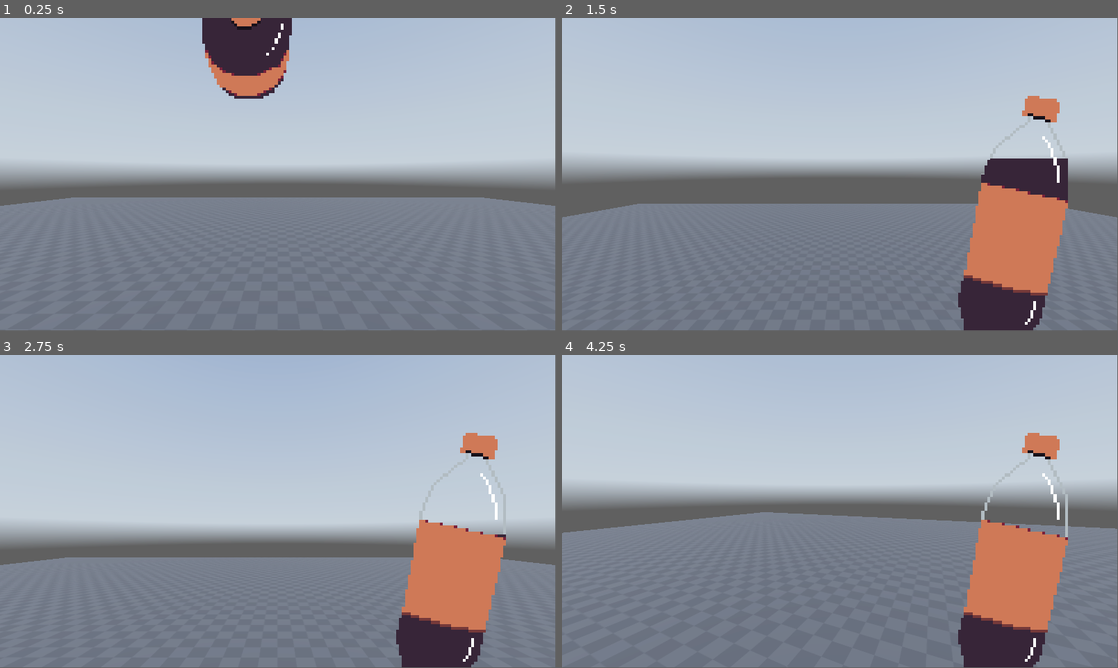
Above: before the commit, frames 1-4 (two rows, left to right).
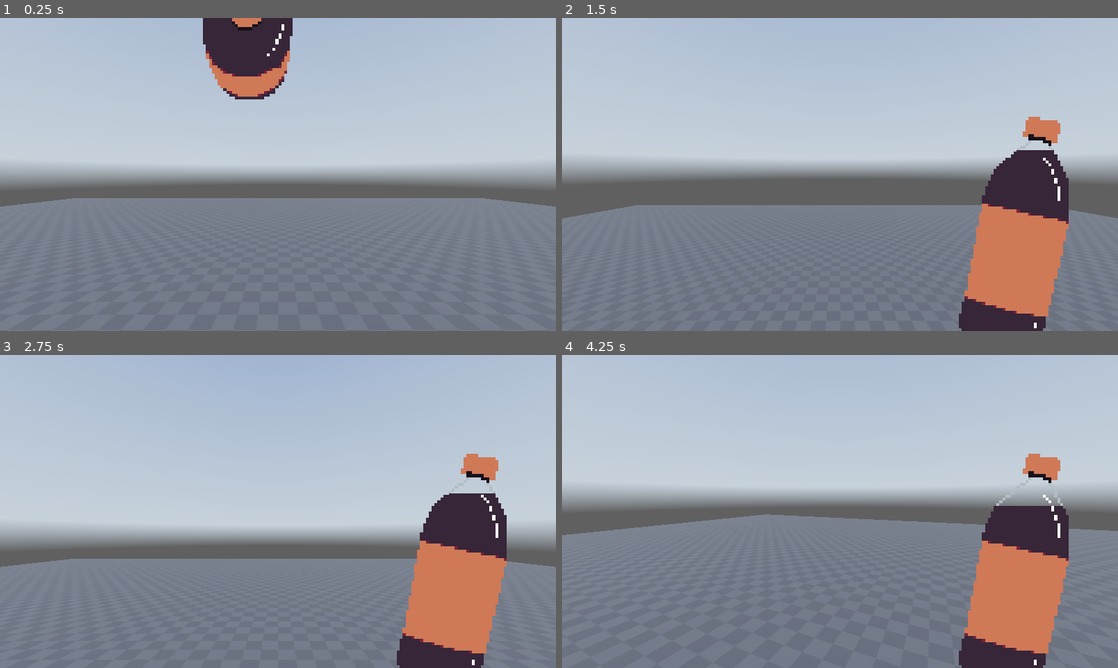
Above: after the commit, the same moments.

Repository: Shuflduf/Pepsi
Game: Godot game, scene res://world.tscn
Same seed, same stepped clock (60 frames per second), same inputs: the game is played once before the commit and once after it. A sky picture missing from this copy of the repository is replaced by a grey-blue gradient.
Inputs (mouse positions are in pixels of both pictures, inside the frame that each line leads up to):
- Up to frame 1 (0.25 s): no input
- Up to frame 2 (1.5 s): tap Enter at 0.5 s; move the mouse to (867, 171) at 0.52 s; click (867, 171) at 0.67 s; tap Space (jump) at 0.77 s; move the mouse to (812, 174) at 1.27 s; click (812, 174) at 1.42 s
- Up to frame 3 (2.75 s): tap Space (jump) at 1.52 s; move the mouse to (289, 505) at 2.02 s; click (289, 505) at 2.17 s
- Up to frame 4 (4.25 s): move the mouse to (834, 514) at 2.77 s; click (834, 514) at 2.92 s; tap Space (jump) at 3.02, 3.77 s; move the mouse to (878, 514) at 3.52 s; click (878, 514) at 3.67 s
The window is 799x449 before the commit and 800x450 after it. Grey fills any space a smaller window leaves; there, only what the larger window draws over its background counts as a difference.

The runs differ from the first frame. In frame 1, 0.6% of the frame differs, in the area x 0-100%, y 0-61%; in frame 2, 4.7%; in frame 3, 5.7%; in frame 4, 5.8%, in the area x 0-100%, y 0-100%.

Commit message:
you can now throw empty

Diff:
--- a/player.gd
+++ b/player.gd
@@ -1,20 +1,33 @@
 extends RigidBody3D
 
 @onready var ui: Control = $UI
-@onready var pepsi_bar: TextureProgressBar = $UI/TextureProgressBar
 
 @export var mouse_sens: float = 0.01
 
+var is_pepsi_ready = false
+var ammo = 100
+
+
 func _ready() -> void:
     Input.mouse_mode = Input.MOUSE_MODE_CAPTURED
+    %PepsiAnim.play(&"reload")
 
 func _process(delta: float) -> void:
-    $UI/AnimatedSprite2D.play(&"default")
-    $UI/AnimatedSprite2D.animation_finished.connect(func():
-        $UI/TextureProgressBar.show()
-        $UI/AnimatedSprite2D.hide()
-    )
-    pepsi_bar.value -= delta * 10
+    if Input.is_mouse_button_pressed(MOUSE_BUTTON_LEFT) and is_pepsi_ready:
+        ammo -= delta * 50
+        check_ammo()
+    refresh_pepsi_bar()
+
+func check_ammo():
+    if ammo < 0:
+        is_pepsi_ready = false
+        ammo = 100
+        %PepsiBar.hide()
+        %PepsiAnim.show()
+        %PepsiAnim.play(&"throw")
+
+func refresh_pepsi_bar():
+    %PepsiBar.value = ammo * 0.6
 
 func is_on_floor() -> bool:
     if test_move(transform, Vector3.DOWN*0.1 * get_physics_process_delta_time() ):
@@ -35,3 +48,15 @@
 
         $CamPivot.rotate_x(-event.relative.y * mouse_sens)
         $CamPivot.rotation.x = clamp($CamPivot.rotation.x, deg_to_rad(-89), deg_to_rad(89))
+
+
+func _on_pepsi_anim_animation_finished() -> void:
+    match %PepsiAnim.animation:
+        &"reload":
+            is_pepsi_ready = true
+
+            %PepsiBar.show()
+            %PepsiAnim.hide()
+        &"throw":
+
+            %PepsiAnim.play(&"reload")
--- a/project.godot
+++ b/project.godot
@@ -14,6 +14,10 @@
 run/main_scene="uid://x5imp75aoum8"
 config/features=PackedStringArray("4.4", "Forward Plus")
 config/icon="res://icon.svg"
+
+[display]
+
+window/stretch/mode="viewport"
 
 [editor_plugins]
 
--- a/world.tscn
+++ b/world.tscn
@@ -1,12 +1,14 @@
-[gd_scene load_steps=23 format=3 uid="uid://x5imp75aoum8"]
+[gd_scene load_steps=29 format=3 uid="uid://x5imp75aoum8"]
 
 [ext_resource type="Texture2D" uid="uid://bn8wfhbs1omgo" path="res://assets/Dark/texture_08.png" id="1_f3sb7"]
 [ext_resource type="Texture2D" uid="uid://dkt0twn82vf1n" path="res://assets/SkyHDR.hdr" id="1_fj7yv"]
-[ext_resource type="Texture2D" uid="uid://dc17exomgurud" path="res://bottle.png" id="3_036b0"]
 [ext_resource type="Script" uid="uid://d1pngnbnlosda" path="res://player.gd" id="3_dwbse"]
-[ext_resource type="Texture2D" uid="uid://cc1v7urw42nfy" path="res://label.png" id="4_dwbse"]
-[ext_resource type="Texture2D" uid="uid://cnay37dnqewaa" path="res://justpepsi.png" id="5_pkg7o"]
+[ext_resource type="Texture2D" uid="uid://dg533gdwtw26c" path="res://pepsi-main-bot.png" id="4_gbfbk"]
+[ext_resource type="Texture2D" uid="uid://67e0nm3qrtbk" path="res://pepsi-main-top.png" id="5_ioo17"]
+[ext_resource type="Texture2D" uid="uid://ca2x7o7cqojsr" path="res://pepsi-main-mid.png" id="6_wse8f"]
 [ext_resource type="Texture2D" uid="uid://bqojouv1yet5h" path="res://pepsi-reload.png" id="7_pkg7o"]
+[ext_resource type="Texture2D" uid="uid://dpj0i26fceapb" path="res://pepsi-main.png" id="8_gbfbk"]
+[ext_resource type="Texture2D" uid="uid://b1o773b0l7l3a" path="res://pepsi-throw.png" id="9_ioo17"]
 
 [sub_resource type="PanoramaSkyMaterial" id="PanoramaSkyMaterial_tlwt5"]
 panorama = ExtResource("1_fj7yv")
@@ -62,6 +64,22 @@
 atlas = ExtResource("7_pkg7o")
 region = Rect2(1536, 0, 192, 108)
 
+[sub_resource type="AtlasTexture" id="AtlasTexture_2u3nc"]
+atlas = ExtResource("9_ioo17")
+region = Rect2(0, 0, 192, 108)
+
+[sub_resource type="AtlasTexture" id="AtlasTexture_udxuc"]
+atlas = ExtResource("9_ioo17")
+region = Rect2(192, 0, 192, 108)
+
+[sub_resource type="AtlasTexture" id="AtlasTexture_ikiii"]
+atlas = ExtResource("9_ioo17")
+region = Rect2(384, 0, 192, 108)
+
+[sub_resource type="AtlasTexture" id="AtlasTexture_cbp6q"]
+atlas = ExtResource("9_ioo17")
+region = Rect2(576, 0, 192, 108)
+
 [sub_resource type="SpriteFrames" id="SpriteFrames_2u3nc"]
 animations = [{
 "frames": [{
@@ -91,9 +109,29 @@
 }, {
 "duration": 1.0,
 "texture": SubResource("AtlasTexture_hiqwa")
+}, {
+"duration": 1.2,
+"texture": ExtResource("8_gbfbk")
 }],
 "loop": false,
-"name": &"default",
+"name": &"reload",
+"speed": 12.0
+}, {
+"frames": [{
+"duration": 1.0,
+"texture": SubResource("AtlasTexture_2u3nc")
+}, {
+"duration": 1.0,
+"texture": SubResource("AtlasTexture_udxuc")
+}, {
+"duration": 1.0,
+"texture": SubResource("AtlasTexture_ikiii")
+}, {
+"duration": 1.0,
+"texture": SubResource("AtlasTexture_cbp6q")
+}],
+"loop": false,
+"name": &"throw",
 "speed": 12.0
 }]
 
@@ -134,7 +172,8 @@
 grow_horizontal = 2
 grow_vertical = 2
 
-[node name="TextureProgressBar" type="TextureProgressBar" parent="RigidBody3D/UI"]
+[node name="PepsiBar" type="TextureProgressBar" parent="RigidBody3D/UI"]
+unique_name_in_owner = true
 visible = false
 layout_mode = 1
 anchors_preset = 15
@@ -143,15 +182,20 @@
 grow_horizontal = 2
 grow_vertical = 2
 step = 0.0
-value = 70.0
+value = 61.0
 fill_mode = 3
 nine_patch_stretch = true
-texture_under = ExtResource("3_036b0")
-texture_over = ExtResource("4_dwbse")
-texture_progress = ExtResource("5_pkg7o")
-
-[node name="AnimatedSprite2D" type="AnimatedSprite2D" parent="RigidBody3D/UI"]
+texture_under = ExtResource("4_gbfbk")
+texture_over = ExtResource("5_ioo17")
+texture_progress = ExtResource("6_wse8f")
+
+[node name="PepsiAnim" type="AnimatedSprite2D" parent="RigidBody3D/UI"]
+unique_name_in_owner = true
 scale = Vector2(6, 6)
 sprite_frames = SubResource("SpriteFrames_2u3nc")
-autoplay = "default"
+animation = &"throw"
+frame = 3
+frame_progress = 1.0
 centered = false
+
+[connection signal="animation_finished" from="RigidBody3D/UI/PepsiAnim" to="RigidBody3D" method="_on_pepsi_anim_animation_finished"]
Binary file removed: bottle.png
Not shown, removed: bottle.png.import
Binary file removed: justpepsi.png
Not shown, removed: justpepsi.png.import
Binary file removed: label.png
Not shown, removed: label.png.import
Binary file added: pepsi-main-bot.png
Not shown, added: pepsi-main-bot.png.import
Binary file added: pepsi-main-mid.png
Not shown, added: pepsi-main-mid.png.import
Binary file added: pepsi-main-top.png
Not shown, added: pepsi-main-top.png.import
(and 13 more such lines)
